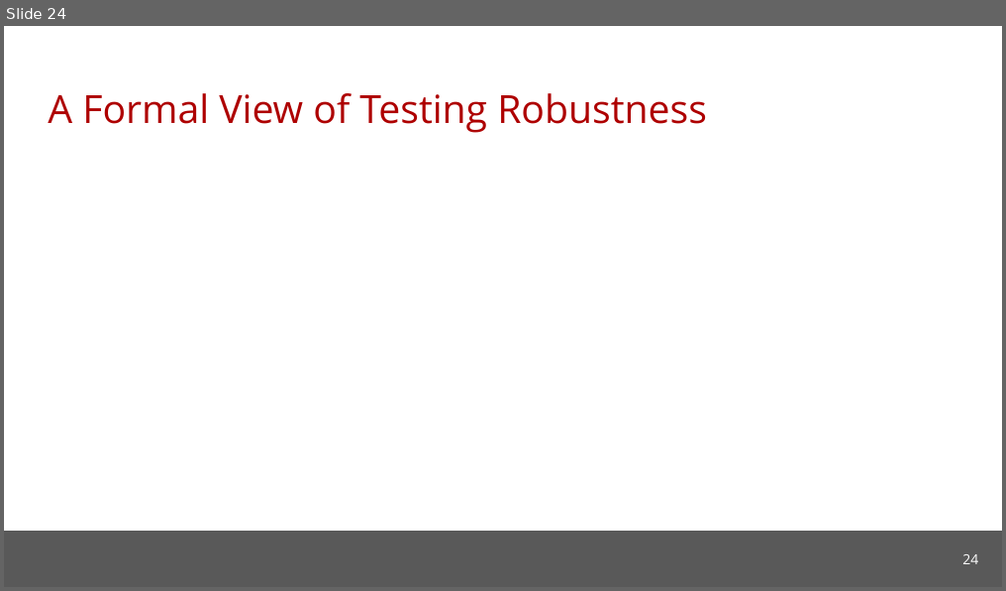
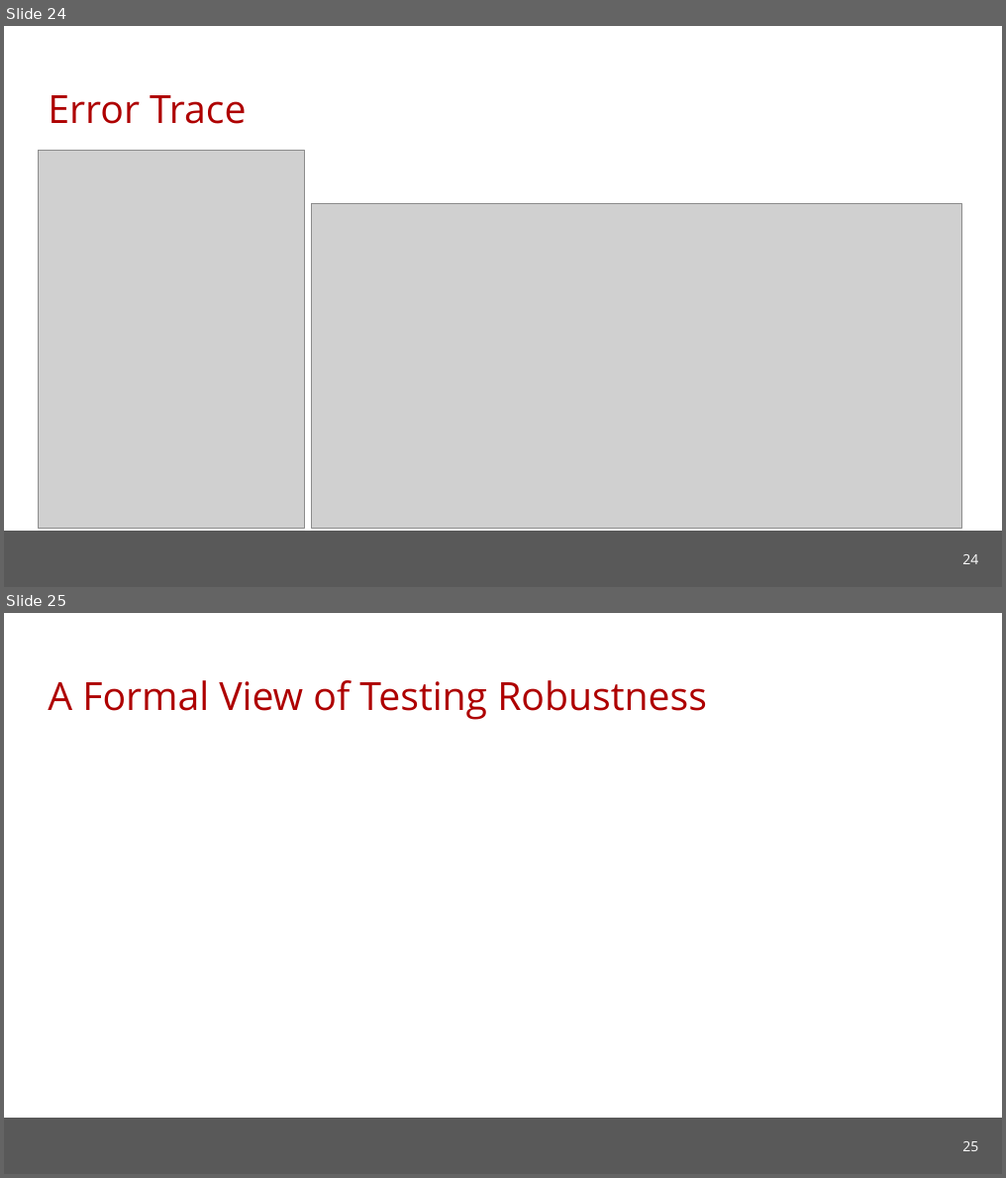
Before and after one commit to cmu-soda/Robustness, a slide deck: Robustness-SSSG.pptx. Shown one above the other, each under a label of ours: slide 24 before the commit, slides 24 and 25 after it. The pictures are 1006x591 and 1006x1178 pixels, drawn with LibreOffice and Linux fonts; fonts in the diff are those of the drawing; grey boxes stand for pictures; background and template pictures are left out. Boxes give left, top, right and bottom in pixels: in the first picture for what was removed or moved away, otherwise in the second. Text is boxed around its words. In the diff, an @@ line names an element or a change of style, - is before the commit and + after.

```diff
--- a/Robustness-SSSG.pptx
+++ b/Robustness-SSSG.pptx
@@ slide 24 added at [4, 26, 1002, 587], background #FFFFFF; not listed: 1 template element that a slide beside it also shows @@
@@ title added at [48, 95, 246, 124], 28 pt, text #AE0000 @@
+Error Trace
@@ picture added at [38, 150, 304, 528] @@
@@ picture added at [311, 203, 961, 528] @@
@@ page number added at [962, 555, 978, 565], 10 pt, text #FFFFFF @@
+24
@@ what was slide 24 is now slide 25 @@
@@ page number at [962, 1142, 978, 1152]: text changed @@
-24
+25
```
Also in this commit, not shown: 9 slides changed, 3 other slides added, 1 slide removed.
